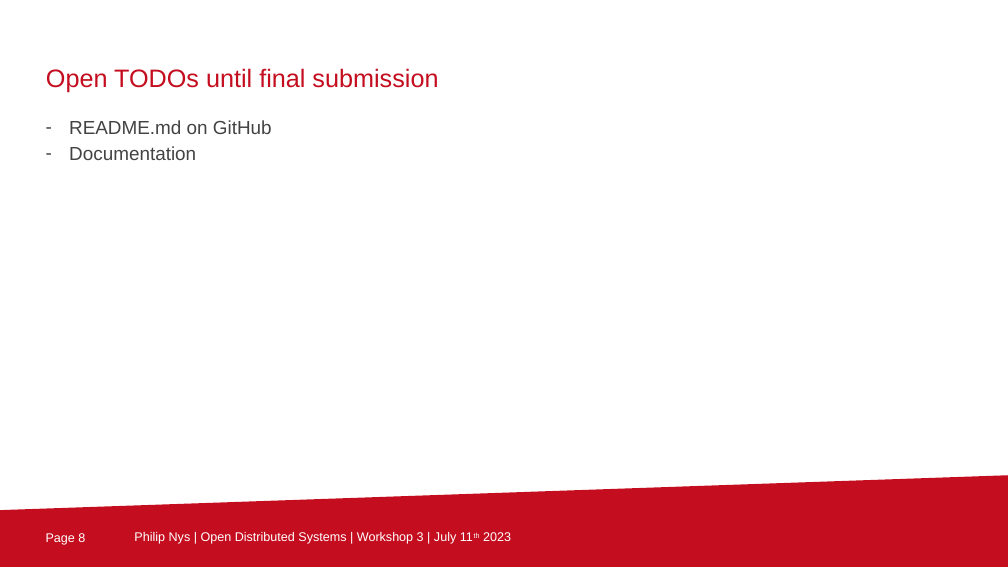
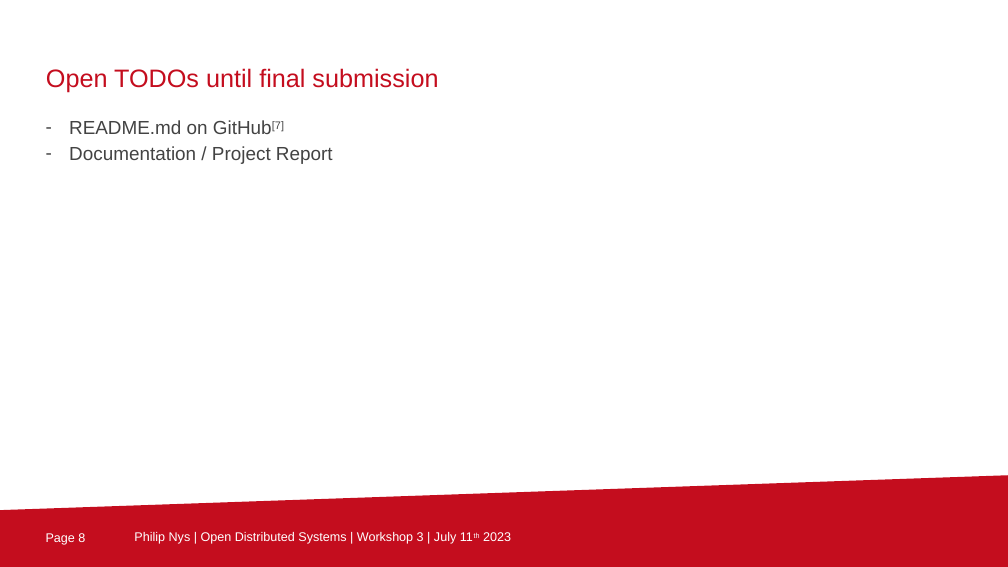
Before and after one commit to ArckyPN/tu-berlin-awt-pj-ss23-http3, a slide deck: slide 8 of Workshops/3/awt-pj-ss23-evaluation-of-http3-for-media-streaming-2.pptx. Drawn at 1008x567 pixels with LibreOffice and Linux fonts; fonts in the diff are those of the drawing; background and template pictures are left out. Boxes give left, top, right and bottom in pixels: in the first picture for what was removed or moved away, otherwise in the second. Text is boxed around its words. In the diff, an @@ line names an element or a change of style, - is before the commit and + after.

```diff
--- a/Workshops/3/awt-pj-ss23-evaluation-of-http3-for-media-streaming-2.pptx
+++ b/Workshops/3/awt-pj-ss23-evaluation-of-http3-for-media-streaming-2.pptx
@@ text at (69, 120, 333, 164): text changed @@
-– README.md on GitHub
-– Documentation
+– README.md on GitHub[7]
+– Documentation / Project Report
```
Also in this commit, not shown: 4 other slides changed, 1 slide added, 1 slide removed, 2 other files.
